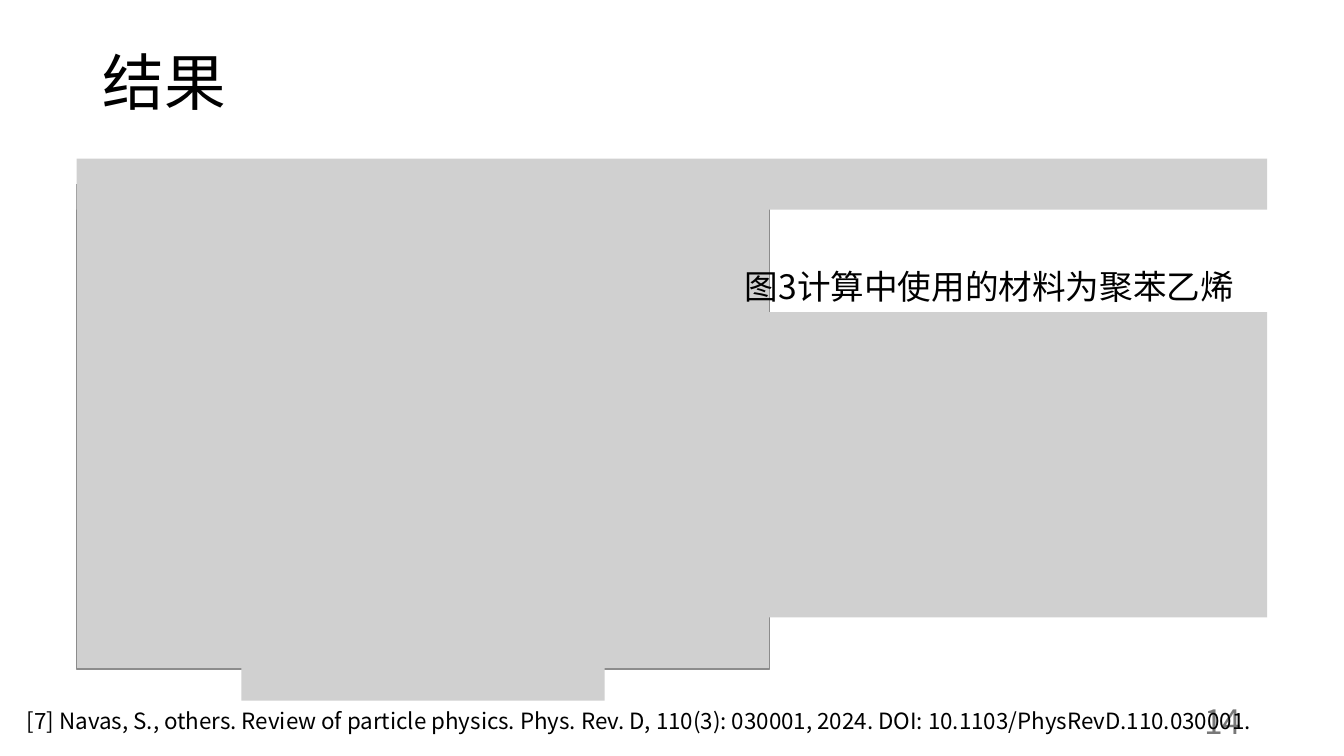
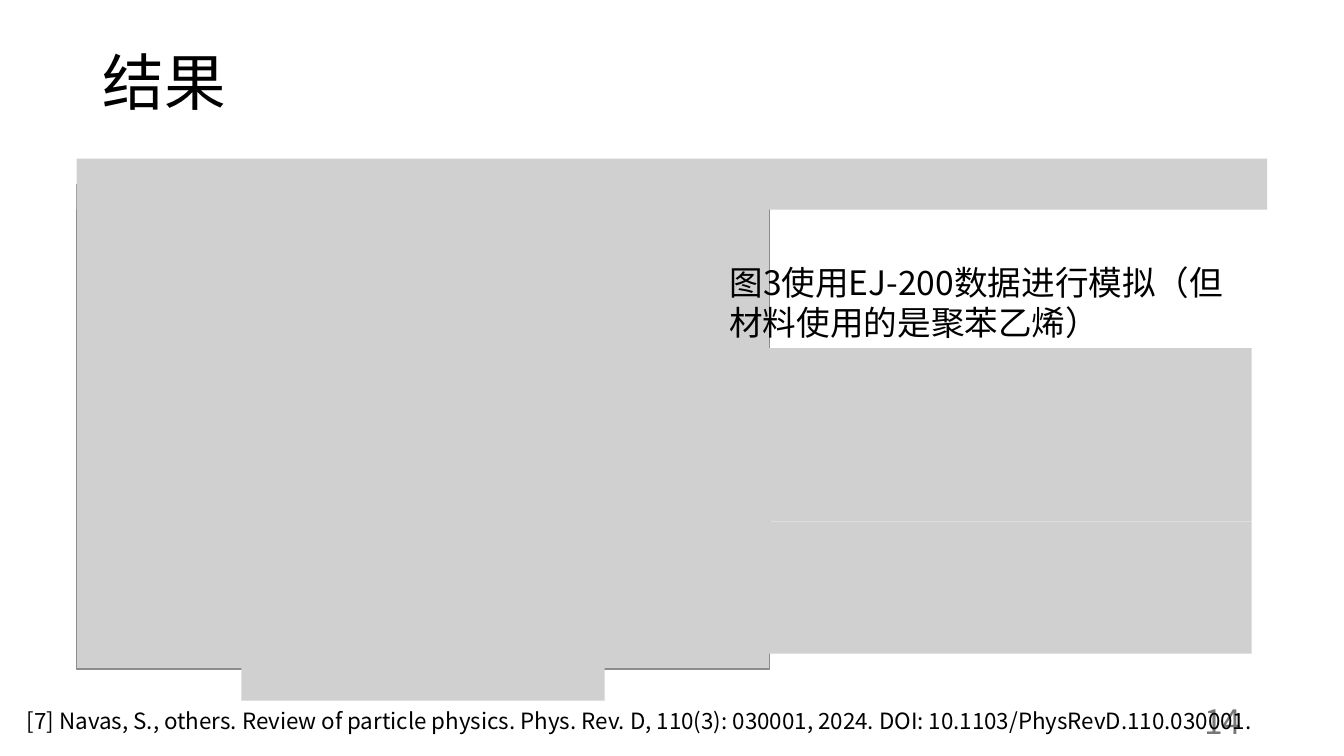
Before and after one commit to abwuge/capstoneProject, a slide deck: slide 14 of presentation/Stage：零磁场垂直入射线性重建.pptx. Drawn at 1344x756 pixels with LibreOffice and Linux fonts; fonts in the diff are those of the drawing; grey boxes stand for pictures. Boxes give left, top, right and bottom in pixels: in the first picture for what was removed or moved away, otherwise in the second. Text is boxed around its words. In the diff, an @@ line names an element or a change of style, - is before the commit and + after.

```diff
--- a/presentation/Stage：零磁场垂直入射线性重建.pptx
+++ b/presentation/Stage：零磁场垂直入射线性重建.pptx
@@ text at (729,260,1223,345): text changed @@
-图3计算中使用的材料为聚苯乙烯
+图3使用EJ-200数据进行模拟（但材料使用的是聚苯乙烯）
@@ picture: place and size @@
-picture at (735,313,1267,486)
+picture at (720,349,1252,522)
@@ picture: place and size @@
-picture at (735,485,1267,617)
+picture at (720,521,1252,653)
```
Also in this commit, not shown: 5 other slides changed, 2 slides added, 8 other files.
